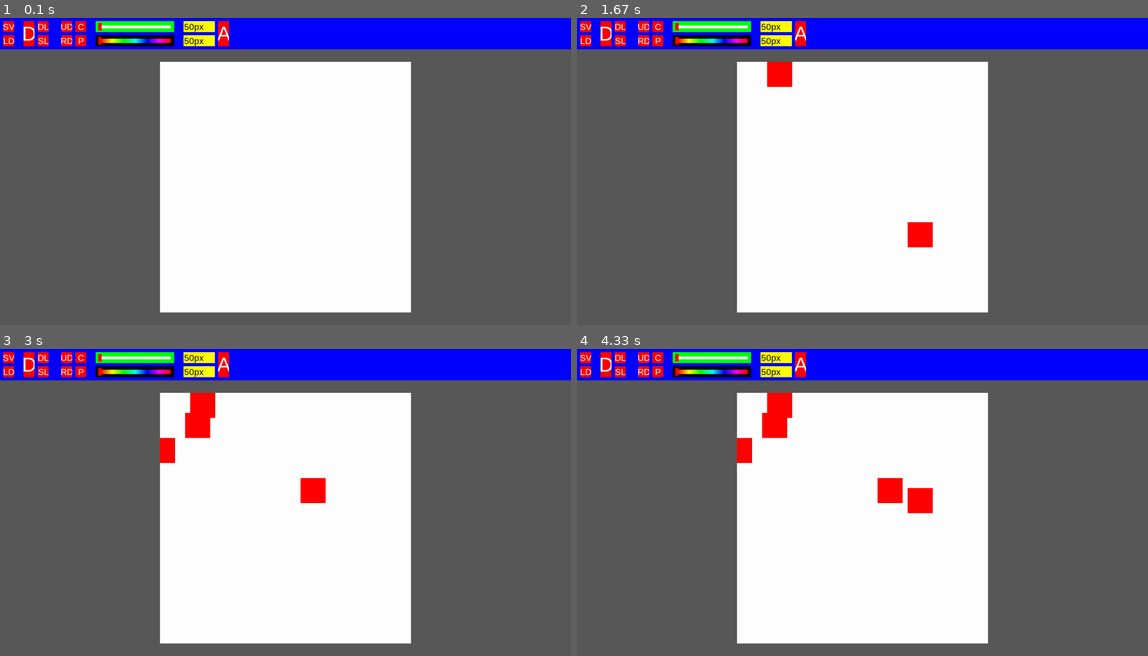
Above: before the commit, frames 1-4 (two rows, left to right).
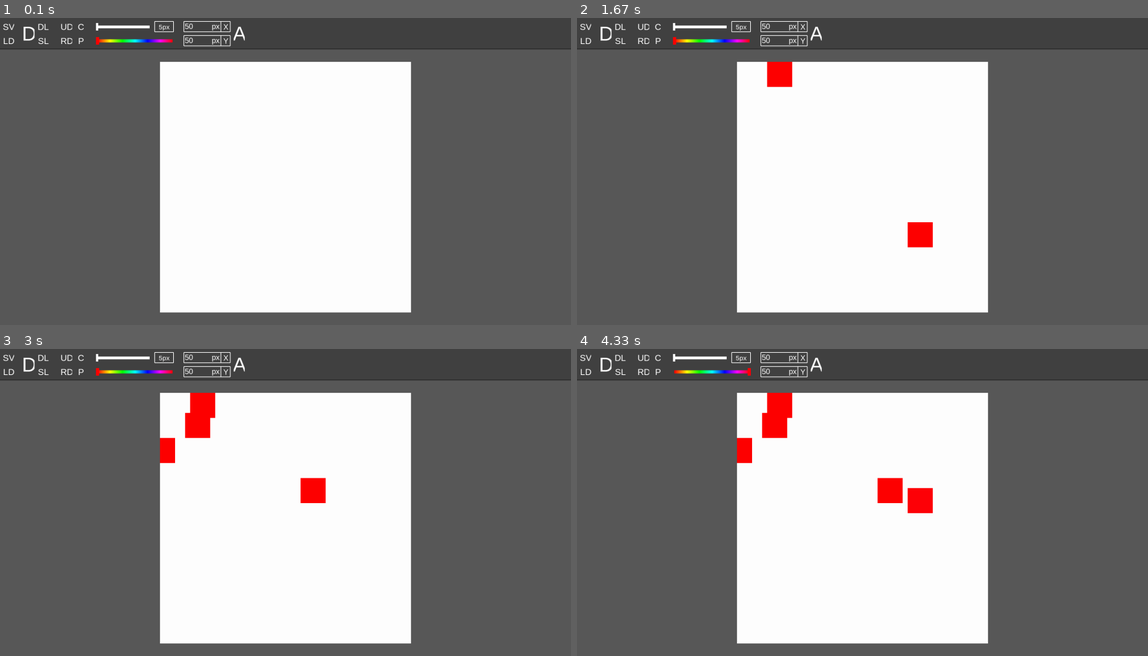
Above: after the commit, the same moments.

Repository: SimonXVB/Pixit
Game: pygame game, started from main.py
The game is run twice, just before and just after one commit, with the same random seed, the same clock (stepped at 60 frames per second) and the same inputs.
Inputs (mouse positions are in pixels of both pictures, inside the frame that each line leads up to):
- Up to frame 1 (0.1 s): no input
- Up to frame 2 (1.67 s): press the mouse at (816, 33) at 0.37 s; move the mouse to (793, 54) at 0.47 s; release the mouse at (776, 76) at 0.6 s; press the mouse at (782, 39) at 0.7 s; move the mouse to (719, 100) at 0.8 s; release the mouse at (656, 162) at 0.93 s; tap C at 1 s; right-click (919, 235) at 1.38 s
- Up to frame 3 (3 s): press the mouse at (79, 358) at 1.7 s; move the mouse to (194, 422) at 1.8 s; release the mouse at (308, 490) at 1.93 s; press the mouse at (79, 358) at 2.03 s; move the mouse to (119, 404) at 2.13 s; release the mouse at (159, 447) at 2.27 s; press the mouse at (39, 370) at 2.37 s; move the mouse to (68, 388) at 2.47 s; release the mouse at (97, 407) at 2.6 s; press the mouse at (39, 370) at 2.7 s; move the mouse to (91, 484) at 2.8 s; release the mouse at (137, 597) at 2.93 s
- Up to frame 4 (4.33 s): press the mouse at (714, 370) at 3.03 s; move the mouse to (856, 447) at 3.13 s; release the mouse at (1005, 523) at 3.27 s; press the mouse at (616, 358) at 3.37 s; move the mouse to (634, 404) at 3.47 s; release the mouse at (651, 447) at 3.6 s; press the mouse at (656, 370) at 3.7 s; move the mouse to (656, 379) at 3.8 s; release the mouse at (662, 388) at 3.93 s; click (919, 499) at 4.05 s

The runs differ from the first frame. In frame 1, 10% of the frame differs, in the area x 0-100%, y 0-11%; in frame 2, 10%; in frame 3, 10%; in frame 4, 10%.

Commit message:
added styling

Diff:
--- a/Canvas/Classes/pasteBox.py
+++ b/Canvas/Classes/pasteBox.py
@@ -40,26 +40,26 @@
         self.canvas_copied_area = pygame.transform.scale(self.scaled_copied_area, (self.scaled_copied_area.get_width() * self.canvas.scale,
                                                                                    self.scaled_copied_area.get_height() * self.canvas.scale))
         self.canvas.top_layer.blit(self.canvas_copied_area, (canvas_x, canvas_y))
-        pygame.draw.rect(self.canvas.top_layer, "red", (canvas_x, canvas_y, self.canvas_copied_area.get_width(), self.canvas_copied_area.get_height()), 1)
+        pygame.draw.rect(self.canvas.top_layer, self.canvas.main.colors["auxiliary"], (canvas_x, canvas_y, self.canvas_copied_area.get_width(), self.canvas_copied_area.get_height()), 1)
 
         offset = (self.canvas.scale / 3) / 2
 
-        self.top_left_node = pygame.draw.rect(self.canvas.top_layer, "red", (canvas_x - offset,
+        self.top_left_node = pygame.draw.rect(self.canvas.top_layer, self.canvas.main.colors["auxiliary"], (canvas_x - offset,
                                                                              canvas_y - offset,
                                                                              self.canvas.scale / 2,
                                                                              self.canvas.scale / 2))
 
-        self.bottom_left_node = pygame.draw.rect(self.canvas.top_layer, "red", (canvas_x - offset,
+        self.bottom_left_node = pygame.draw.rect(self.canvas.top_layer, self.canvas.main.colors["auxiliary"], (canvas_x - offset,
                                                                                 (canvas_y + self.canvas_copied_area.get_height()) - offset,
                                                                                 self.canvas.scale / 2,
                                                                                 self.canvas.scale / 2))
 
-        self.top_right_node = pygame.draw.rect(self.canvas.top_layer, "red", ((canvas_x + self.canvas_copied_area.get_width()) - offset,
+        self.top_right_node = pygame.draw.rect(self.canvas.top_layer, self.canvas.main.colors["auxiliary"], ((canvas_x + self.canvas_copied_area.get_width()) - offset,
                                                                               canvas_y - offset,
                                                                               self.canvas.scale / 2,
                                                                               self.canvas.scale / 2))
 
-        self.bottom_right_node = pygame.draw.rect(self.canvas.top_layer, "red", ((canvas_x + self.canvas_copied_area.get_width()) - offset,
+        self.bottom_right_node = pygame.draw.rect(self.canvas.top_layer, self.canvas.main.colors["auxiliary"], ((canvas_x + self.canvas_copied_area.get_width()) - offset,
                                                                                  (canvas_y + self.canvas_copied_area.get_height()) - offset,
                                                                                  self.canvas.scale / 2,
                                                                                  self.canvas.scale / 2))
--- a/Canvas/canvas.py
+++ b/Canvas/canvas.py
@@ -129,9 +129,12 @@
             if self.paste_box:
                 self.paste_box.clear_paste_box()
 
-    def set_canvas_size(self, x: int, y: int):
-        self.canvas_width = x
-        self.canvas_height = y
+    def set_canvas_size(self, new_x: int, new_y: int):
+        x = new_x if new_x > 1 else self.main.canvas_width
+        y = new_y if new_y > 1 else self.main.canvas_height
+
+        self.main.canvas_width = x
+        self.main.canvas_height = y
 
         new_canvas = pygame.Surface((x, y))
         new_canvas.fill("white")
@@ -150,8 +153,8 @@
 
         self.render_canvas()
 
-    def resize(self, event):
-        self.base_layer = pygame.Surface((event.w, event.h - self.main.toolbar_height))
+    def resize(self, size):
+        self.base_layer = pygame.Surface((size[0], size[1] - self.main.toolbar_height))
         self.top_layer = pygame.Surface(self.base_layer.get_size(), flags=pygame.SRCALPHA)
         self.top_layer.fill((0, 0, 0, 0))
 
--- a/Toolbar/Classes/button.py
+++ b/Toolbar/Classes/button.py
@@ -9,8 +9,8 @@
     def __init__(self, toolbar: "Toolbar", width: int, height: int, pos_x: int, pos_y: int, text: str, event: "Callable[[], None]") -> None:
         self.toolbar = toolbar
 
-        self.button: pygame.Surface = pygame.Surface((width, height))
-        self.button.fill("red")
+        self.button: pygame.Surface = pygame.Surface((width, height), flags=pygame.SRCALPHA)
+        self.button.fill((0, 0, 0, 0))
 
         self.width: int = width
         self.height: int = height
@@ -19,19 +19,34 @@
         self.text = text
         self.event = event
 
+        self.is_hovering: bool = False
+
         self.update()
 
     def event_poll(self, event):
-        if event.type == pygame.MOUSEBUTTONDOWN:
-            self.click()
-        elif event.type == pygame.MOUSEMOTION:
-            pass
-        elif event.type == pygame.MOUSEBUTTONUP:
-            pass
+        if self.collision():
+            if event.type == pygame.MOUSEBUTTONDOWN:
+                self.click()
+
+            if not self.is_hovering:
+                pygame.mouse.set_cursor(pygame.SYSTEM_CURSOR_HAND)
+                self.is_hovering = True
+                self.update()
+                self.toolbar.update()
+        else:
+            if self.is_hovering:
+                pygame.mouse.set_cursor(pygame.SYSTEM_CURSOR_ARROW)
+                self.is_hovering = False
+                self.update()
+                self.toolbar.update()
 
     def update(self):
-        font = pygame.font.SysFont("Arial", int(self.height * 0.80)).render(self.text , True, "White")
+        self.button.fill(self.toolbar.main.colors["secondary"])
+        font = pygame.font.SysFont("Arial", int(self.height * 0.80)).render(self.text , True, "white" if not self.is_hovering else "black")
         center = font.get_rect(center=(self.width / 2, self.height / 2))
+
+        if self.is_hovering:
+            pygame.draw.rect(self.button, "white", (0, 0, self.button.get_width(), self.button.get_height()), 0, 2)
 
         self.button.blit(font, center)
         self.toolbar.toolbar_surface.blit(self.button, (self.pos_x, self.pos_y))
@@ -41,5 +56,4 @@
         return button_rect.collidepoint(pygame.mouse.get_pos())
 
     def click(self):
-        if not self.collision(): return
         self.event()
--- a/Toolbar/Classes/color_picker.py
+++ b/Toolbar/Classes/color_picker.py
@@ -18,14 +18,14 @@
         self.value: float = 0
         self.color: "pygame.Color" = self.toolbar.main.color
         self.is_moving: bool = False
+        self.is_hovering: bool = False
 
-        self.color_picker = pygame.Surface((self.width, self.height))
-
-        self.gradient_container = pygame.Surface((self.width * 0.95, self.height * 0.7))
-        self.thumb_width = self.gradient_container.get_width() * 0.05
+        self.color_picker = pygame.Surface((self.width, self.height), flags=pygame.SRCALPHA)
+        self.gradient_container = pygame.Surface((self.width, self.height * 0.7), flags=pygame.SRCALPHA)
+        self.thumb_width = self.gradient_container.get_width() * 0.04
 
         self.gradient_width = int(self.gradient_container.get_width() - self.thumb_width)
-        self.gradient_height = int(self.height * 0.4)
+        self.gradient_height = int(self.height * 0.3)
 
         self.gradient = pygame.Surface((self.gradient_width, self.gradient_height))
 
@@ -37,15 +37,28 @@
         self.update()
 
     def event_poll(self, event):
+        if self.track_collision():
+            if not self.is_hovering:
+                pygame.mouse.set_cursor(pygame.SYSTEM_CURSOR_HAND)
+                self.is_hovering = True
+        else:
+            if self.is_hovering and not self.is_moving:
+                pygame.mouse.set_cursor(pygame.SYSTEM_CURSOR_ARROW)
+                self.is_hovering = False
+
         if event.type == pygame.MOUSEBUTTONDOWN:
             self.begin_move()
         elif event.type == pygame.MOUSEMOTION:
             self.set_value()
         elif event.type == pygame.MOUSEBUTTONUP:
+            if self.is_hovering and self.is_moving and not self.track_collision():
+                pygame.mouse.set_cursor(pygame.SYSTEM_CURSOR_ARROW)
+                self.is_hovering = False
             self.end_move()
 
     def update(self):
-        self.gradient_container.fill("black")
+        self.color_picker.fill(self.toolbar.main.colors["secondary"])
+        self.gradient_container.fill((0, 0, 0, 0))
 
         lower_limit = ((self.gradient_container.get_width() * 0.05) / 2) / self.gradient_container.get_width()
         upper_limit = 1 - (((self.gradient_container.get_width() * 0.05) / 2) / self.gradient_container.get_width())
@@ -55,8 +68,9 @@
         if position >= upper_limit: position = upper_limit
         if position <= lower_limit: position = lower_limit
 
-        thumb = pygame.Surface((self.gradient_container.get_width() * 0.05, self.gradient_container.get_height()))
+        thumb = pygame.Surface((self.thumb_width, self.gradient_container.get_height()))
         thumb_position = thumb.get_rect(center=(self.gradient_container.get_width() * position, self.gradient_container.get_height() / 2))
+
         thumb.fill(self.color)
 
         gradient_center = self.gradient.get_rect(center=(self.gradient_container.get_width() / 2, self.gradient_container.get_height() / 2))
--- a/Toolbar/Classes/input.py
+++ b/Toolbar/Classes/input.py
@@ -6,23 +6,45 @@
     from collections.abc import Callable
 
 class Input:
-    def __init__(self, toolbar: "Toolbar", width: int, height: int, pos_x: int, pos_y: int, event: "Callable[[], None]") -> None:
+    def __init__(self, toolbar: "Toolbar", width: int, height: int, pos_x: int, pos_y: int, label_text: str) -> None:
         self.toolbar = toolbar
 
         self.input = pygame.Surface((width, height))
+        self.field = pygame.Surface((width * 0.8, height))
+
+        self.label = pygame.Surface((width * 0.2, height))
+        self.label.fill(self.toolbar.main.colors["secondary"])
+        self.input.blit(self.label, (width * 0.8, 0))
+
+        text = pygame.font.SysFont("Arial", int(height * 0.7)).render(label_text, True, "white")
+        label_center = text.get_rect(center=(self.label.get_width() / 2, self.label.get_height() / 2))
+        self.label.blit(text, label_center)
+        self.input.blit(self.label, (width * 0.8, 0))
 
         self.width = width
         self.height = height
         self.pos_x = pos_x
         self.pos_y = pos_y
-        self.event = event
+        self.label_text = label_text
 
         self.value: str = "0"
+        self.prev_value: str = "0"
+
         self.is_focused: bool = False
+        self.is_hovering: bool = False
 
         self.update()
 
     def event_poll(self, event):
+        if self.collision():
+            if not self.is_hovering:
+                pygame.mouse.set_cursor(pygame.SYSTEM_CURSOR_IBEAM)
+                self.is_hovering = True
+        else:
+            if self.is_hovering:
+                pygame.mouse.set_cursor(pygame.SYSTEM_CURSOR_ARROW)
+                self.is_hovering = False
+
         if event.type == pygame.MOUSEBUTTONDOWN:
             self.set_focus()
         elif event.type == pygame.KEYDOWN:
@@ -32,12 +54,23 @@
                 self.add_input(event)
 
     def update(self):
-        self.input.fill("yellow")
+        self.field.fill(self.toolbar.main.colors["secondary"])
 
-        font = pygame.font.SysFont("Arial", int(self.height * 0.80)).render(self.value + "px", True, "Black")
-        center = font.get_rect(center=(self.width / 2, self.height / 2))
+        value = pygame.font.SysFont("Arial", int(self.height * 0.7)).render(self.value, True, "white")
+        self.field.blit(value, (self.field.get_width() * 0.04, self.height * 0.1))
 
-        self.input.blit(font, (self.width * 0.02, center[1]))
+        px = pygame.font.SysFont("Arial", int(self.height * 0.7)).render("px", True, "white")
+        self.field.blit(px, (self.field.get_width() - 30, self.height * 0.1))
+
+        if self.is_focused:
+            cursor = pygame.Surface((2, int(self.height * 0.80)))
+            cursor.fill("white")
+            self.field.blit(cursor, (value.get_width() + 5, 3))
+
+        pygame.draw.line(self.field, "white", (self.field.get_width() - 2, 0), (self.field.get_width() - 2, self.height), 2)
+        self.input.blit(self.field, (0, 0))
+        pygame.draw.rect(self.input, "white", (0, 0, self.input.get_width(), self.height), 2, 2)
+
         self.toolbar.toolbar_surface.blit(self.input, (self.pos_x, self.pos_y))
 
     def collision(self):
@@ -47,13 +80,21 @@
     def set_focus(self):
         if self.collision():
             self.is_focused = True
+            self.update()
+            self.toolbar.update()
         else:
             self.is_focused = False
+
+            if self.value == "":
+                self.value = self.prev_value
+
+            self.update()
+            self.toolbar.update()
 
     def add_input(self, event):
         if not self.is_focused: return
 
-        if event.unicode.isnumeric() and len(self.value) < 4:
+        if event.unicode.isnumeric() and len(self.value) < 3:
             self.value += event.unicode
             self.update()
             self.toolbar.update()
@@ -61,15 +102,21 @@
     def remove_input(self):
         if not self.is_focused or len(self.value) < 0: return
 
+        self.prev_value = self.value
         self.value = self.value[:-1]
+
         self.update()
         self.toolbar.update()
 
     def set_value(self, value: int):
         if self.value.isnumeric():
             self.value = str(value)
+
             self.update()
             self.toolbar.update()
 
     def get_value(self) -> int:
+        if self.value == "":
+            self.value = self.prev_value
+
         return int(self.value)
--- a/Toolbar/Classes/slider.py
+++ b/Toolbar/Classes/slider.py
@@ -6,37 +6,53 @@
     from collections.abc import Callable
 
 class Slider:
-    def __init__(self, toolbar: "Toolbar", width: int, height: int, pos_x: int, pos_y: int, event: "Callable[[], None]") -> None:
+    def __init__(self, toolbar: "Toolbar", width: int, height: int, pos_x: int, pos_y: int, label_text: str, event: "Callable[[], None]") -> None:
         self.toolbar = toolbar
 
         self.width = width
         self.height = height
         self.pos_x = pos_x
         self.pos_y = pos_y
+        self.label_text = label_text
         self.event = event
 
         self.value: float = 0
         self.is_moving: bool = False
+        self.is_hovering = True
 
         self.slider: pygame.Surface = pygame.Surface((self.width, self.height))
-        self.slider.fill("green")
+        self.track_container: pygame.Surface = pygame.Surface((self.width * 0.7, self.height * 0.7), flags=pygame.SRCALPHA)
+        self.label: pygame.Surface = pygame.Surface((self.width * 0.25, self.height), flags=pygame.SRCALPHA)
 
-        self.track_container: pygame.Surface = pygame.Surface((self.width * 0.95, self.height * 0.7))
-        self.track_container.fill("green")
-
-        self.thumb_width = self.track_container.get_width() * 0.05
+        self.thumb_width = self.track_container.get_width() * 0.04
 
         self.update()
 
     def event_poll(self, event):
+        if self.track_collision():
+            if not self.is_hovering:
+                pygame.mouse.set_cursor(pygame.SYSTEM_CURSOR_HAND)
+                self.is_hovering = True
+        else:
+            if self.is_hovering and not self.is_moving:
+                pygame.mouse.set_cursor(pygame.SYSTEM_CURSOR_ARROW)
+                self.is_hovering = False
+
         if event.type == pygame.MOUSEBUTTONDOWN:
             self.begin_move()
         elif event.type == pygame.MOUSEMOTION:
             self.set_value()
         elif event.type == pygame.MOUSEBUTTONUP:
+            if self.is_hovering and self.is_moving and not self.track_collision():
+                pygame.mouse.set_cursor(pygame.SYSTEM_CURSOR_ARROW)
+                self.is_hovering = False
             self.end_move()
 
     def update(self):
+        self.slider.fill(self.toolbar.main.colors["secondary"])
+        self.track_container.fill((0, 0, 0, 0))
+        self.label.fill((0, 0, 0, 0))
+
         position = self.value
         lower_limit = (self.thumb_width / 2) / self.track_container.get_width()
         upper_limit = 1 - ((self.thumb_width / 2) / self.track_container.get_width())
@@ -44,7 +60,10 @@
         if position >= upper_limit: position = upper_limit
         if position <= lower_limit: position = lower_limit
 
-        self.track_container.fill("green")
+        text = pygame.font.SysFont("Arial", int(self.height * 0.6)).render(self.label_text + "px", True, "white")
+        label_center = text.get_rect(center=(self.label.get_width() / 2, self.label.get_height() / 2))
+        pygame.draw.rect(self.label, "white", (0, 0, self.label.get_width(), self.label.get_height()), 2, 2)
+        self.label.blit(text, label_center)
 
         track = pygame.Surface((self.track_container.get_width() - self.thumb_width, self.track_container.get_height() * 0.4))
         track_center = track.get_rect(center=(self.track_container.get_width() / 2, self.track_container.get_height() / 2))
@@ -52,13 +71,14 @@
 
         thumb = pygame.Surface((self.thumb_width, self.track_container.get_height()))
         thumb_position = thumb.get_rect(center=(self.track_container.get_width() * position, self.track_container.get_height() / 2))
-        thumb.fill("red")
+        thumb.fill("white")
 
         self.track_container.blit(track, track_center)
         self.track_container.blit(thumb, thumb_position)
 
         track_container_center = self.track_container.get_rect(center=(self.width / 2, self.height / 2))
-        self.slider.blit(self.track_container, track_container_center)
+        self.slider.blit(self.track_container, (0, track_container_center[1]))
+        self.slider.blit(self.label, (self.width * 0.75, 0))
 
         self.toolbar.toolbar_surface.blit(self.slider, (self.pos_x, self.pos_y))
 
@@ -69,10 +89,8 @@
     def set_value(self):
         if not self.is_moving: return
 
-        left_pos = (self.pos_x + ((self.slider.get_width() - self.track_container.get_width()) / 2)) + (self.thumb_width / 2)
-        right_pos = (left_pos + self.track_container.get_width()) - (self.thumb_width / 2)
-
-        value = (pygame.mouse.get_pos()[0] - left_pos) / (right_pos - left_pos)
+        right_pos = (self.pos_x + self.track_container.get_width()) - (self.thumb_width / 2)
+        value = (pygame.mouse.get_pos()[0] - self.pos_x) / (right_pos - self.pos_x)
 
         if value < 0: value = 0
         if value > 1: value = 1
@@ -80,6 +98,11 @@
         self.value = value
 
         self.event()
+        self.update()
+        self.toolbar.update()
+
+    def set_label_text(self, label_text: str):
+        self.label_text = label_text
         self.update()
         self.toolbar.update()
 
--- a/Toolbar/toolbar.py
+++ b/Toolbar/toolbar.py
@@ -15,7 +15,8 @@
         self.canvas = canvas
 
         self.toolbar_surface: pygame.Surface = pygame.Surface((self.main.window.get_width(), 100))
-        self.toolbar_surface.fill("blue")
+        self.toolbar_surface.fill(self.main.colors["secondary"])
+        pygame.draw.line(self.toolbar_surface, self.main.colors["border"], (0, self.toolbar_surface.get_height()), (self.toolbar_surface.get_width(), self.toolbar_surface.get_height()), 5)
 
         self.buttons = {
             "Save": Button(self, 35, 35, 10, 10, "SV", lambda: print("Save")),
@@ -27,14 +28,14 @@
             "Redo": Button(self, 35, 35, 195, 55, "RD", lambda: self.canvas.undo_redo.redo()),
             "Copy": Button(self, 35, 35, 240, 10, "C", lambda: self.canvas.select.copy()),
             "Paste": Button(self, 35, 35, 240, 55, "P", lambda: self.canvas.select.paste()),
-            "Apply": Button(self, 35, 80, 695, 10, "A", lambda: self.canvas.set_canvas_size(self.x_input.get_value(), self.y_input.get_value())),
+            "Apply": Button(self, 35, 80, 745, 10, "A", lambda: self.canvas.set_canvas_size(self.x_input.get_value(), self.y_input.get_value())),
         }
 
-        self.size_slider = Slider(self, 250, 35, 305, 10, lambda: self.main.set_brush_size(self.size_slider.get_value()))
+        self.size_slider = Slider(self, 250, 35, 305, 10, str(self.main.pixel_size), lambda: self.main.set_brush_size(self.size_slider.get_value()))
         self.color_picker = ColorPicker(self, 250, 35, 305, 55, lambda: self.main.set_color(self.color_picker.get_color()))
 
-        self.x_input = Input(self, 100, 35, 585, 10, lambda: print("X Input"))
-        self.y_input = Input(self, 100, 35, 585, 55, lambda: print("Y Input"))
+        self.x_input = Input(self, 150, 35, 585, 10, "X")
+        self.y_input = Input(self, 150, 35, 585, 55, "Y")
 
         self.x_input.set_value(self.main.canvas_width)
         self.y_input.set_value(self.main.canvas_height)
@@ -44,9 +45,10 @@
     def update(self):
         self.main.window.blit(self.toolbar_surface, (0, 0))
 
-    def resize(self, event):
-        self.toolbar_surface: pygame.Surface = pygame.Surface((event.w, 100))
-        self.toolbar_surface.fill("blue")
+    def resize(self, size):
+        self.toolbar_surface: pygame.Surface = pygame.Surface((self.main.window.get_width(), 100))
+        self.toolbar_surface.fill(self.main.colors["secondary"])
+        pygame.draw.line(self.toolbar_surface, self.main.colors["border"], (0, self.toolbar_surface.get_height()), (self.toolbar_surface.get_width(), self.toolbar_surface.get_height()), 5)
 
         for element in self.buttons.values():
             element.update()
@@ -64,8 +66,6 @@
         return toolbar_rect.collidepoint(pygame.mouse.get_pos())
 
     def event_poll(self, events):
-        if not self.toolbar_collision(): return
-
         for event in events:
             for element in self.buttons.values():
                 element.event_poll(event)
--- a/main.py
+++ b/main.py
@@ -20,6 +20,13 @@
         self.toolbar_height = 100
         self.interaction_state = "draw"
 
+        self.colors = {
+            "primary": pygame.Color((115, 115, 115, 255)),
+            "secondary": pygame.Color((66, 66, 66, 255)),
+            "auxiliary": pygame.Color((145, 145, 145, 255)),
+            "border": pygame.Color((33, 33, 33, 255))
+        }
+
         self.canvas = Canvas(main=self)
         self.toolbar = Toolbar(main=self, canvas=self.canvas)
 
@@ -29,8 +36,17 @@
         self.event_loop()
 
     def resize(self, event):
-        self.toolbar.resize(event)
-        self.canvas.resize(event)
+        width, height = event.size
+
+        if width < 750:
+            width = 750
+
+        if height < 650:
+            height = 650
+
+        self.window = pygame.display.set_mode((width, height), vsync=1, flags=pygame.RESIZABLE)
+        self.toolbar.resize((width, height))
+        self.canvas.resize((width, height))
 
     def set_interaction_state(self, state: str):
         if self.interaction_state == state: return
@@ -48,6 +64,8 @@
 
         if new_size > max: new_size = max
         if new_size < min: new_size = min
+
+        self.toolbar.size_slider.set_label_text(str(new_size))
 
         self.pixel_size = new_size
 
